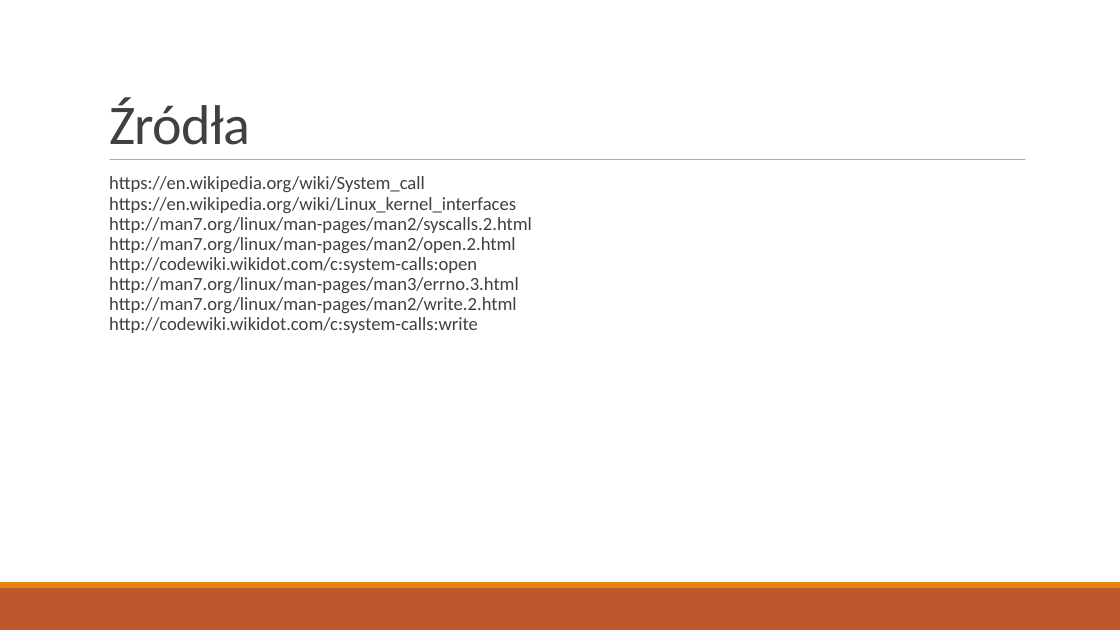
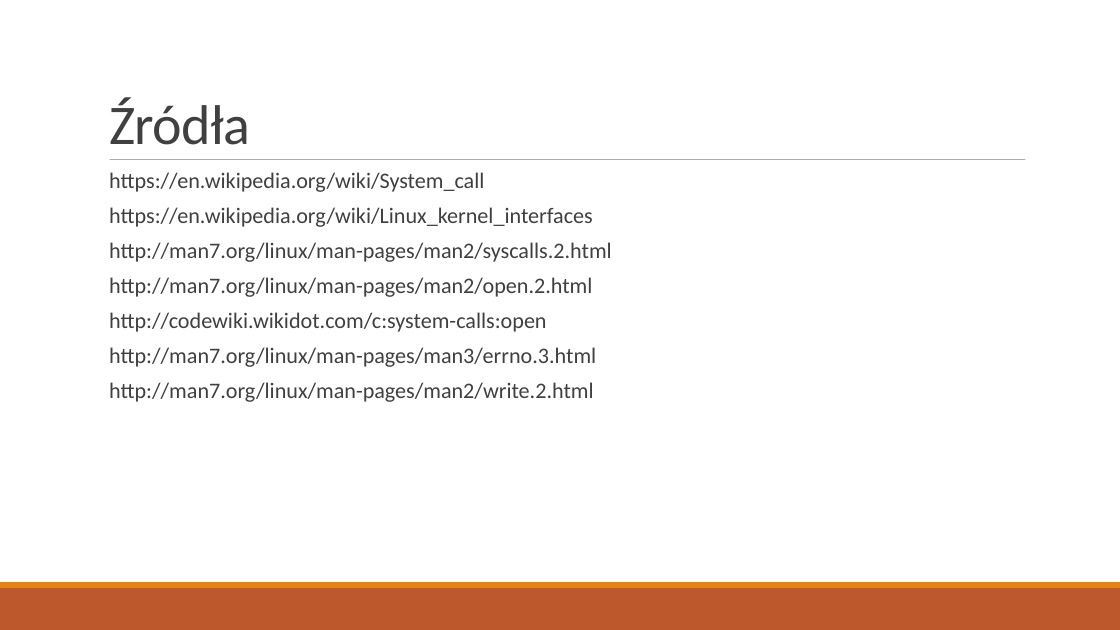
Before and after one commit to Epacik/ZaliczenieSystemowOperacyjnych, a slide deck: slide 8 of Projekt - Damian Kuśmierz.odp (slide 6 before the commit). Drawn at 1120x630 pixels with LibreOffice and Linux fonts; fonts in the diff are those of the drawing. Boxes give left, top, right and bottom in pixels: in the first picture for what was removed or moved away, otherwise in the second. Text is boxed around its words. In the diff, an @@ line names an element or a change of style, - is before the commit and + after.

```diff
--- a/Projekt - Damian Kuśmierz.odp
+++ b/Projekt - Damian Kuśmierz.odp
@@ text at (109,172,612,402): text changed; size 16 to 19 pt @@
-  https://en.wikipedia.org/wiki/System_call
-  https://en.wikipedia.org/wiki/Linux_kernel_interfaces
-  http://man7.org/linux/man-pages/man2/syscalls.2.html
-  http://man7.org/linux/man-pages/man2/open.2.html
-  http://codewiki.wikidot.com/c:system-calls:open
-  http://man7.org/linux/man-pages/man3/errno.3.html
-  http://man7.org/linux/man-pages/man2/write.2.html
-  http://codewiki.wikidot.com/c:system-calls:write
+  https://en.wikipedia.org/wiki/System_call
+  https://en.wikipedia.org/wiki/Linux_kernel_interfaces
+  http://man7.org/linux/man-pages/man2/syscalls.2.html
+  http://man7.org/linux/man-pages/man2/open.2.html
+  http://codewiki.wikidot.com/c:system-calls:open
+  http://man7.org/linux/man-pages/man3/errno.3.html
+  http://man7.org/linux/man-pages/man2/write.2.html
```
Also in this commit, not shown: 4 slides added, 1 slide removed.
